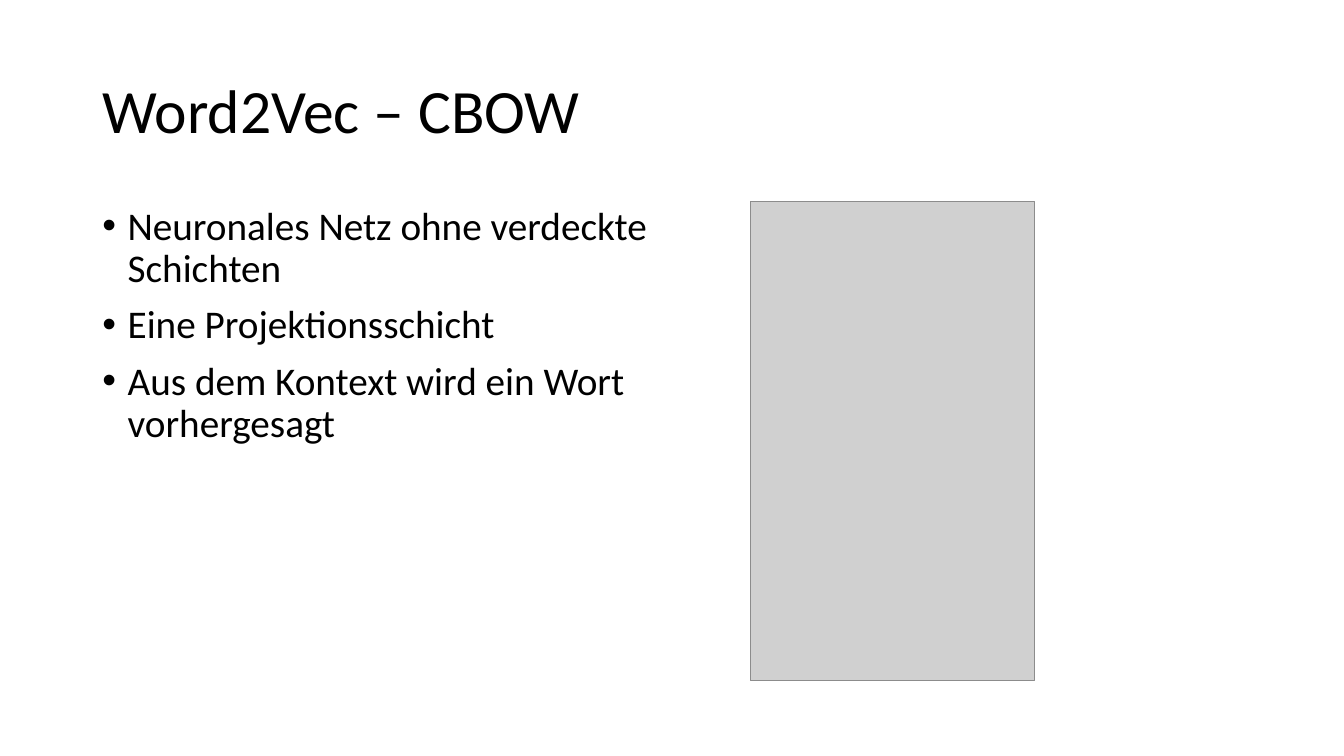
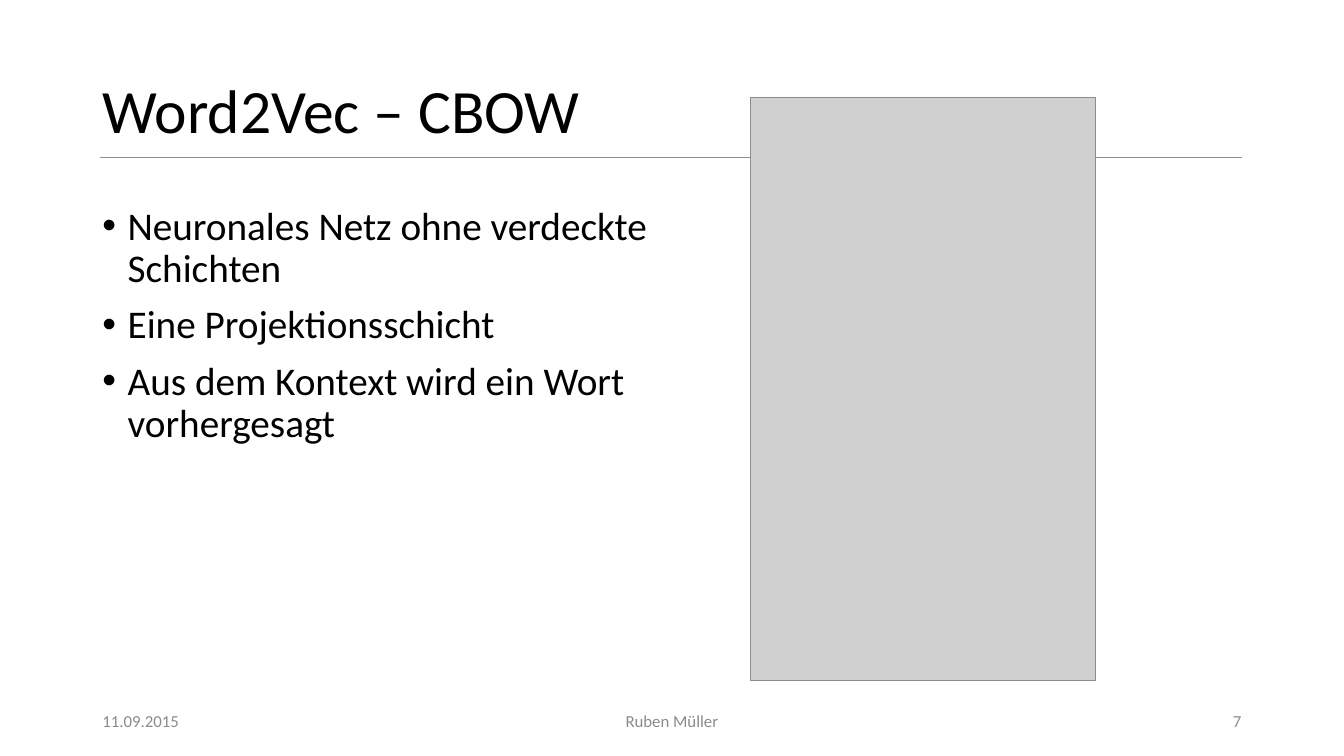
Before and after one commit to imbabaer/SemanticRelations, a slide deck: slide 7 of Präsentation/Semantische Beziehungen_169.pptx. Drawn at 1344x756 pixels with LibreOffice and Linux fonts; fonts in the diff are those of the drawing; grey boxes stand for pictures. Boxes give left, top, right and bottom in pixels: in the first picture for what was removed or moved away, otherwise in the second. Text is boxed around its words. In the diff, an @@ line names an element or a change of style, - is before the commit and + after.

```diff
--- a/Präsentation/Semantische Beziehungen_169.pptx
+++ b/Präsentation/Semantische Beziehungen_169.pptx
@@ picture: place and size @@
-picture at [750, 202, 1034, 682]
+picture at [750, 98, 1096, 681]
@@ line added from (100, 157) to (1242, 157), #5B9BD5 0.5 pt @@
@@ text added at [102, 716, 178, 727], 12 pt, text #8C8C8C @@
+11.09.2015
@@ text added at [626, 715, 718, 727], 12 pt, text #8C8C8C @@
+Ruben Müller
@@ page number added at [1233, 716, 1241, 727], 12 pt, text #8C8C8C @@
+7
```
Also in this commit, not shown: 20 other slides changed, 4 slides added, 4 slides removed, 1 other file.
